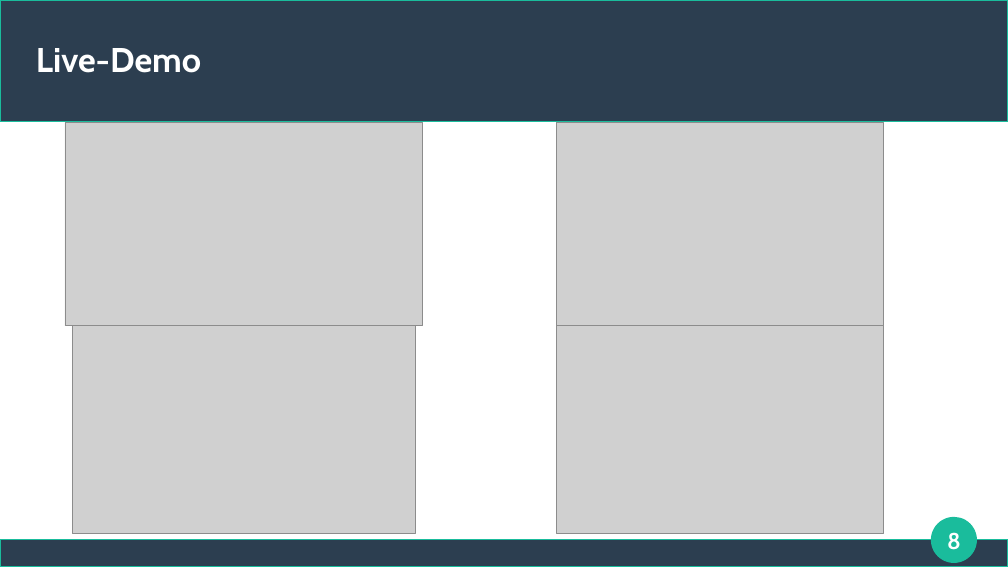
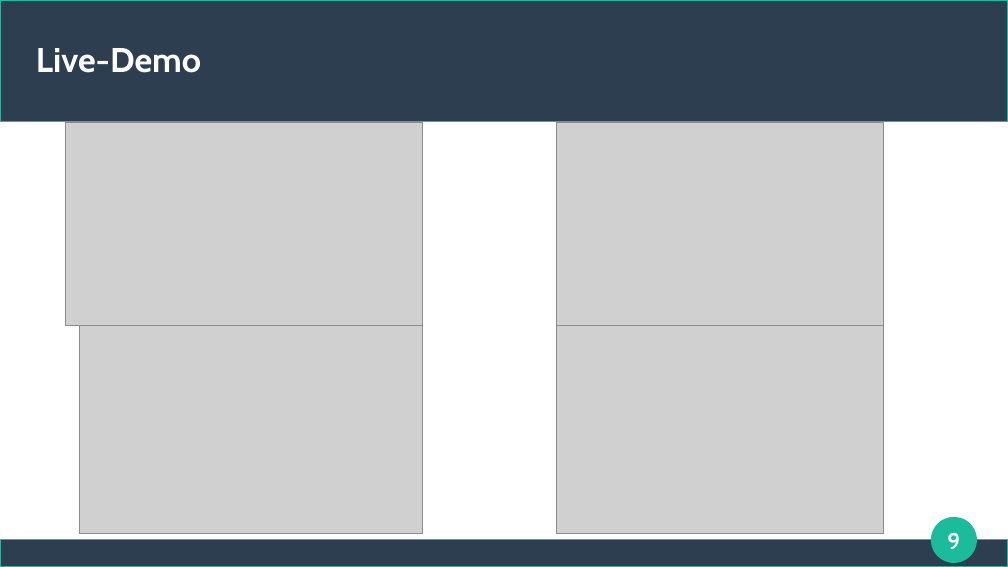
Before and after one commit to lamasmithueten/big_data_analytics, a slide deck: slide 9 of präsentation_izz_da__BIIIIIIIIIIIIIIIIIIIIIIIIIIRAAAAAAAAAAAAAAAAAAAAAAAAA.odp (slide 8 before the commit). Drawn at 1008x567 pixels with LibreOffice and Linux fonts; fonts in the diff are those of the drawing; grey boxes stand for pictures. Boxes give left, top, right and bottom in pixels: in the first picture for what was removed or moved away, otherwise in the second. Text is boxed around its words. In the diff, an @@ line names an element or a change of style, - is before the commit and + after.

```diff
--- a/präsentation_izz_da__BIIIIIIIIIIIIIIIIIIIIIIIIIIRAAAAAAAAAAAAAAAAAAAAAAAAA.odp
+++ b/präsentation_izz_da__BIIIIIIIIIIIIIIIIIIIIIIIIIIRAAAAAAAAAAAAAAAAAAAAAAAAA.odp
@@ picture: place and size @@
-picture at (72, 326, 415, 533)
+picture at (80, 326, 423, 533)
@@ page number at (947, 532, 960, 549): text changed @@
-8
+9
```
Also in this commit, not shown: 2 other slides changed, 1 slide added.
